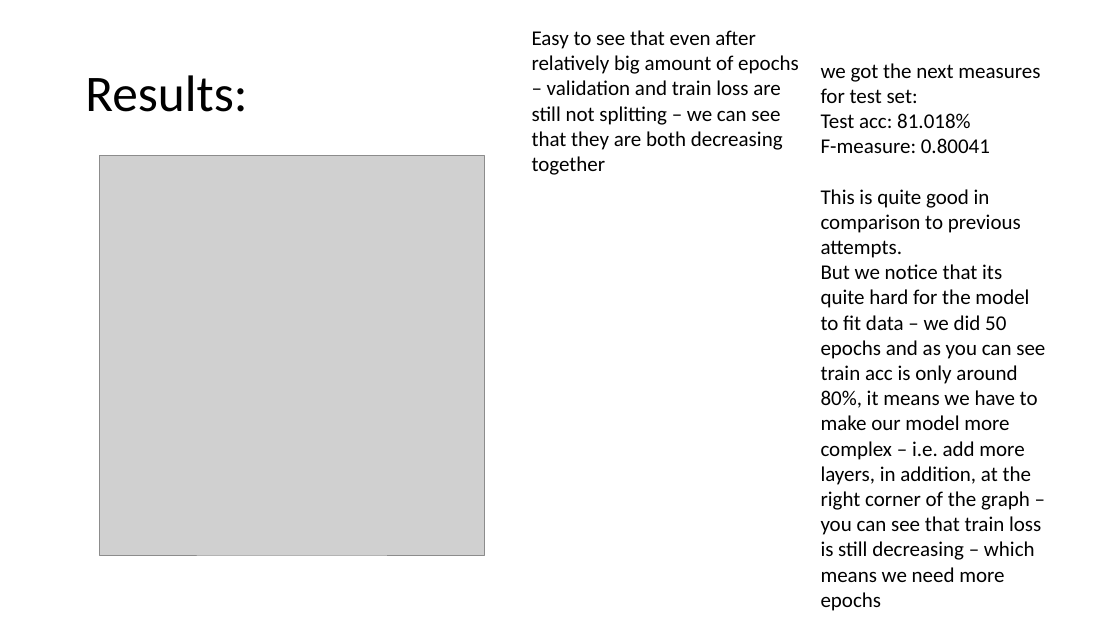
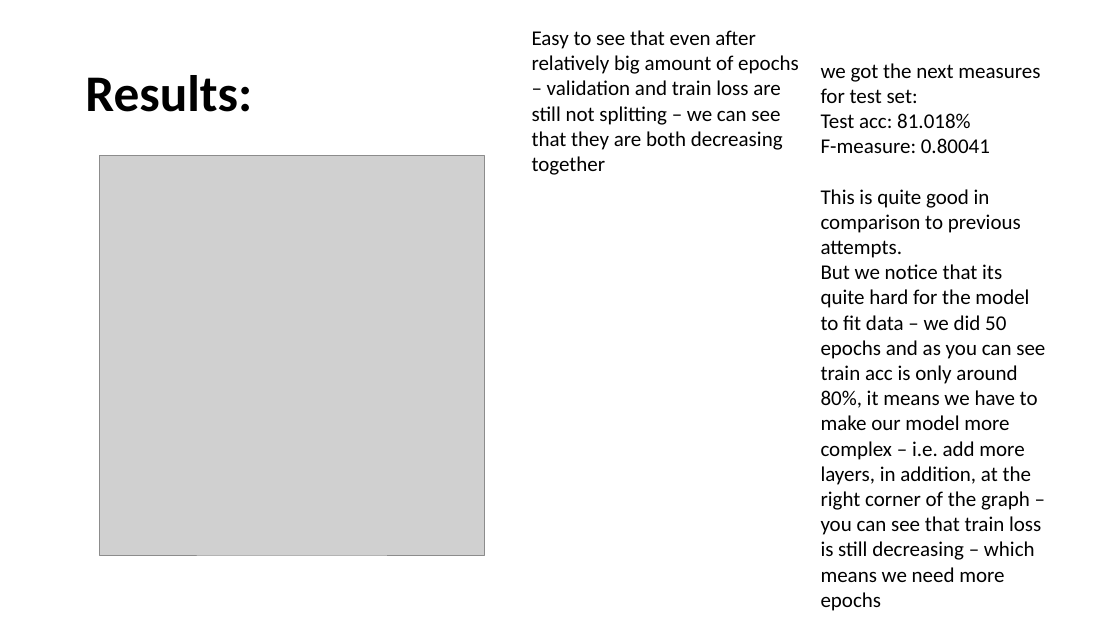
Before and after one commit to EvgenyVendrov/DeepLearningCourse, a slide deck: slide 11 of CNN/proj_pres.pptx. Drawn at 1120x630 pixels with LibreOffice and Linux fonts; fonts in the diff are those of the drawing; grey boxes stand for pictures. Boxes give left, top, right and bottom in pixels: in the first picture for what was removed or moved away, otherwise in the second. Text is boxed around its words. In the diff, an @@ line names an element or a change of style, - is before the commit and + after.

```diff
--- a/CNN/proj_pres.pptx
+++ b/CNN/proj_pres.pptx
@@ title "Results:" at <box>85,75,252,112</box>: bold on @@
```
Also in this commit, not shown: 7 other slides changed, 1 other file.
